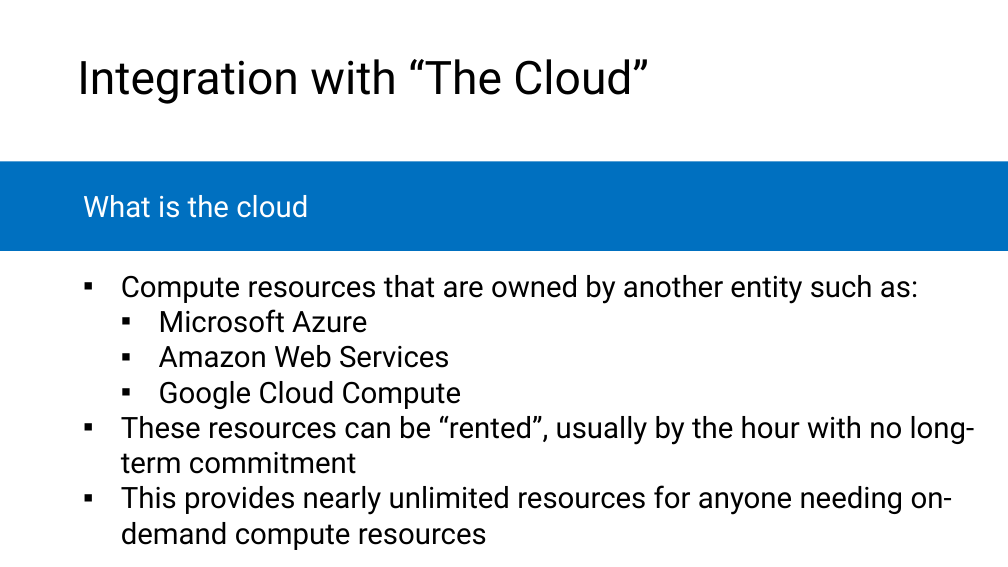
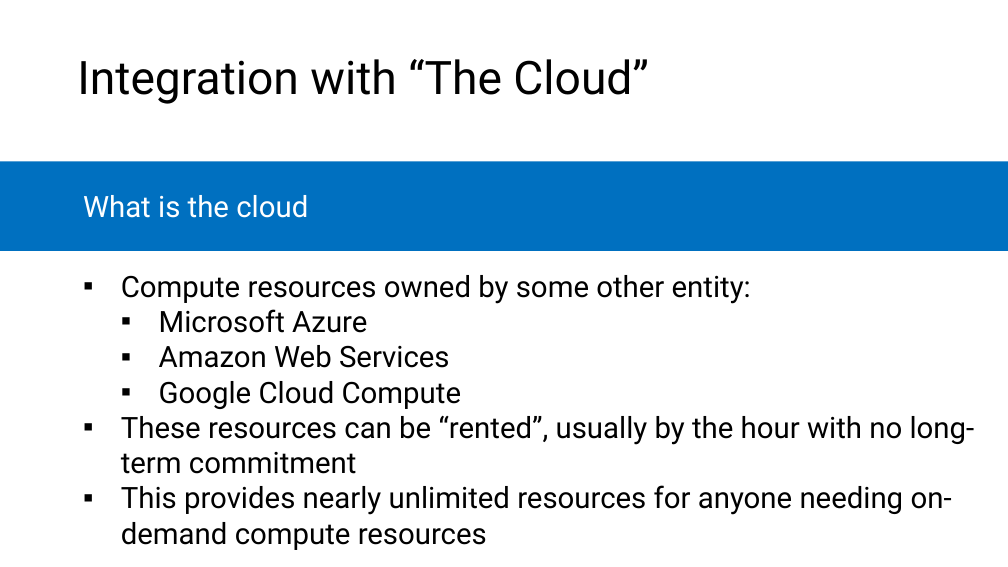
Before and after one commit to microsoft/AcademicContent, a slide deck: slide 25 of Complimentary Course Content/Module7/Lessons/Module7_Lesson2 Configuration Management.pptx. Drawn at 1008x567 pixels with LibreOffice and Linux fonts; fonts in the diff are those of the drawing. Boxes give left, top, right and bottom in pixels: in the first picture for what was removed or moved away, otherwise in the second. Text is boxed around its words. In the diff, an @@ line names an element or a change of style, - is before the commit and + after.

```diff
--- a/Complimentary Course Content/Module7/Lessons/Module7_Lesson2 Configuration Management.pptx
+++ b/Complimentary Course Content/Module7/Lessons/Module7_Lesson2 Configuration Management.pptx
@@ text at bbox=[121, 275, 751, 304]: text changed @@
-    ▪ Compute resources that are owned by another entity such as:
+    ▪ Compute resources owned by some other entity:
```
Also in this commit, not shown: 4 other slides changed, 1 other file.
